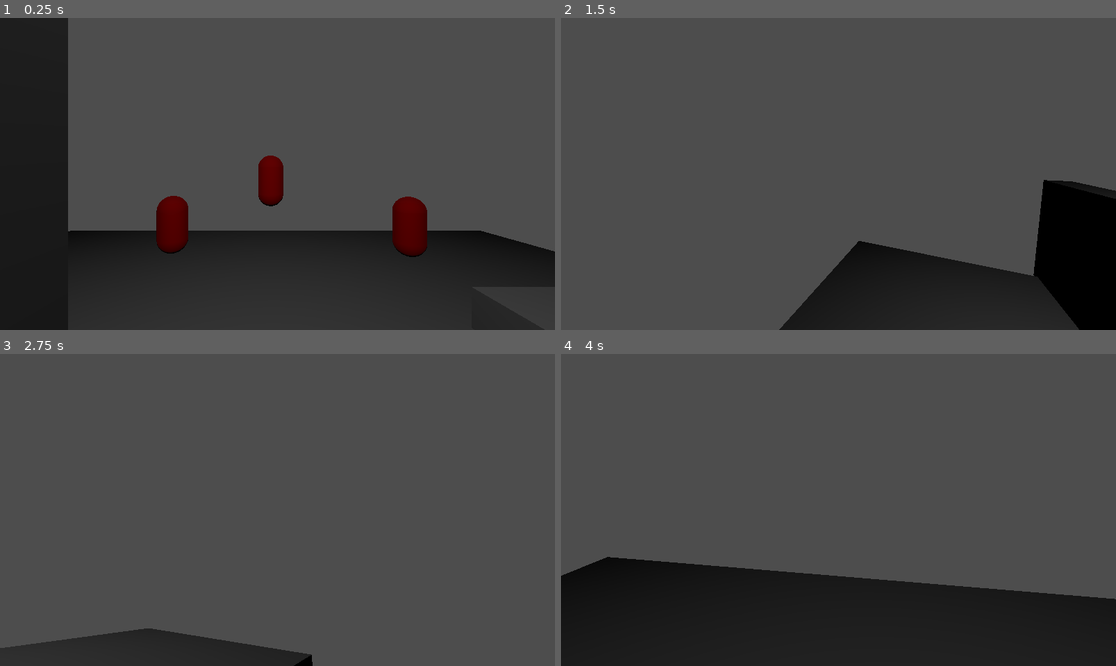
Above: before the commit, frames 1-4 (two rows, left to right).
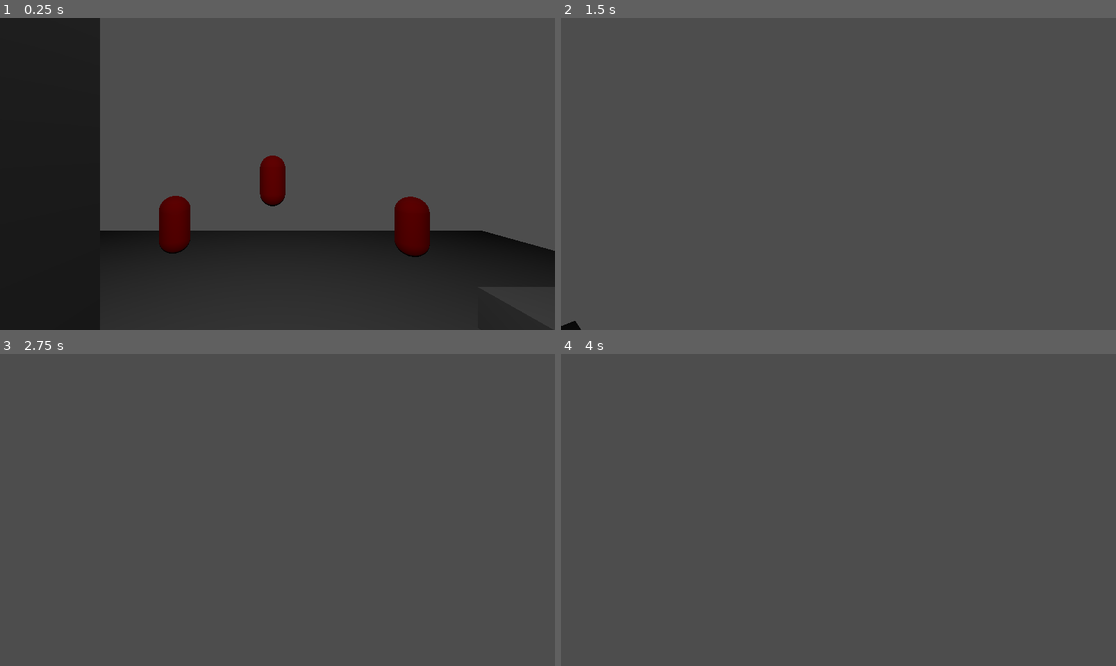
Above: after the commit, the same moments.

Repository: EstebanGonzalez20/Shattered-Echoes
Game: Godot game, scene res://Testing/Enemies_AI/test_enemies.tscn
The game is run twice, just before and just after one commit, with the same random seed, the same clock (stepped at 60 frames per second) and the same inputs.
Inputs (mouse positions are in pixels of both pictures, inside the frame that each line leads up to):
- Up to frame 1 (0.25 s): no input
- Up to frame 2 (1.5 s): tap Enter (ui_accept) at 0.5, 0.77 s; move the mouse to (866, 174) at 0.52 s; press the mouse at (866, 174) at 0.53 s; hold Up (ui_up) from 0.53 s (still down); move the mouse to (810, 174) at 1.27 s; release the mouse at (810, 174) at 1.28 s; right-click (810, 174) at 1.35 s
- Up to frame 3 (2.75 s): keep holding Up (ui_up); tap Enter (ui_accept) at 1.52 s; move the mouse to (288, 503) at 2.02 s; press the mouse at (288, 503) at 2.03 s
- Up to frame 4 (4 s): keep holding Up (ui_up); move the mouse to (832, 516) at 2.77 s; release the mouse at (832, 516) at 2.78 s; right-click (832, 516) at 2.85 s; tap Enter (ui_accept) at 3.02, 3.77 s; move the mouse to (877, 513) at 3.52 s; press the mouse at (877, 513) at 3.53 s

The runs differ from the first frame. In frame 1, 4.4% of the frame differs, in the area x 12-100%, y 0-77%; in frame 2, 16%; in frame 3, 4.7%; in frame 4, 29%, in the area x 0-100%, y 65-100%.

Commit message:
arregle el movimiento de la camara, ahora se mueve independientemente del personaje en vez de moverlo por completo cuando miras para arriba o abajo

Diff:
--- a/Content/Characters/player.tscn
+++ b/Content/Characters/player.tscn
@@ -1,12 +1,13 @@
 [gd_scene format=3 uid="uid://bpj4ct6sdsxmd"]
 
-[sub_resource type="CapsuleShape3D" id="CapsuleShape3D_iutjo"]
+[sub_resource type="BoxShape3D" id="BoxShape3D_2dcui"]
 
 [node name="Player" type="CharacterBody3D" unique_id=1584554695 groups=["players"]]
 collision_mask = 2
 
 [node name="CollisionShape3D" type="CollisionShape3D" parent="." unique_id=842484660]
-shape = SubResource("CapsuleShape3D_iutjo")
+transform = Transform3D(0.7, 0, 0, 0, 1.5, 0, 0, 0, 0.7, 0, 0, 0)
+shape = SubResource("BoxShape3D_2dcui")
 
 [node name="Head" type="Node3D" parent="." unique_id=44642953]
 transform = Transform3D(1, 0, 0, 0, 1, 0, 0, 0, 1, 0, 0.5, 0)
--- a/Engine/Systems/look_system.gd
+++ b/Engine/Systems/look_system.gd
@@ -1,13 +1,13 @@
 class_name LookSystem
 extends Node
 
-func process(entity: Node3D, look: LookComponent, input: InputComponent):
+func process(player: CharacterBody3D, camera_pivot: Node3D, look: LookComponent, input: InputComponent):
 	look.yaw -= input.mouse_delta.x * look.mouse_sens
 	look.pitch -= input.mouse_delta.y * look.mouse_sens
 
 	look.pitch = clamp(look.pitch, -80, 80)
 
-	entity.rotation_degrees.y = look.yaw
-	entity.rotation_degrees.x = look.pitch
+	player.rotation_degrees.y = look.yaw
+	camera_pivot.rotation_degrees.x = look.pitch
 
 	input.mouse_delta = Vector2.ZERO
--- a/Game/Data/Characters/Statistics/player_look.tres
+++ b/Game/Data/Characters/Statistics/player_look.tres
@@ -4,5 +4,5 @@
 
 [resource]
 script = ExtResource("1_tf35w")
-mouse_sens = 2.0
+mouse_sens = 0.5
 metadata/_custom_type_script = "uid://duevyhqv1q6ch"
--- a/Game/Scripts/Characters/player.gd
+++ b/Game/Scripts/Characters/player.gd
@@ -44,7 +44,7 @@
 
 func _physics_process(delta):
 	input_system.process_actions(input_comp)
-	look_system.process(self, look, input_comp)
+	look_system.process(self,$Head, look, input_comp)
 
 	var parameters: MovementSystemParameters = MovementSystemParameters.new()
 	parameters.set_player_parameters(self, movement, input_comp)
--- a/Testing/Damage_and_Attack_Systems/attack_zone_health.tres
+++ b/Testing/Damage_and_Attack_Systems/attack_zone_health.tres
@@ -4,5 +4,5 @@
 
 [resource]
 script = ExtResource("1_1ku0j")
-max_health = 50.0
+max_health = 10.0
 metadata/_custom_type_script = "uid://ckn4rlnpkmfxs"
--- a/Testing/Damage_and_Attack_Systems/test_zone.tscn
+++ b/Testing/Damage_and_Attack_Systems/test_zone.tscn
@@ -56,7 +56,7 @@
 mesh = SubResource("BoxMesh_w2kja")
 
 [node name="AttackZone" type="StaticBody3D" parent="." unique_id=1096256789]
-transform = Transform3D(1, 0, 0, 0, 1, 0, 0, 0, 1, -3.5, 0, -3.5)
+transform = Transform3D(1, 0, 0, 0, 1, 0, 0, 0, 1, -3.5, 1.1593497, -3.5)
 script = ExtResource("8_ffnir")
 health = ExtResource("11_2n68n")
 
